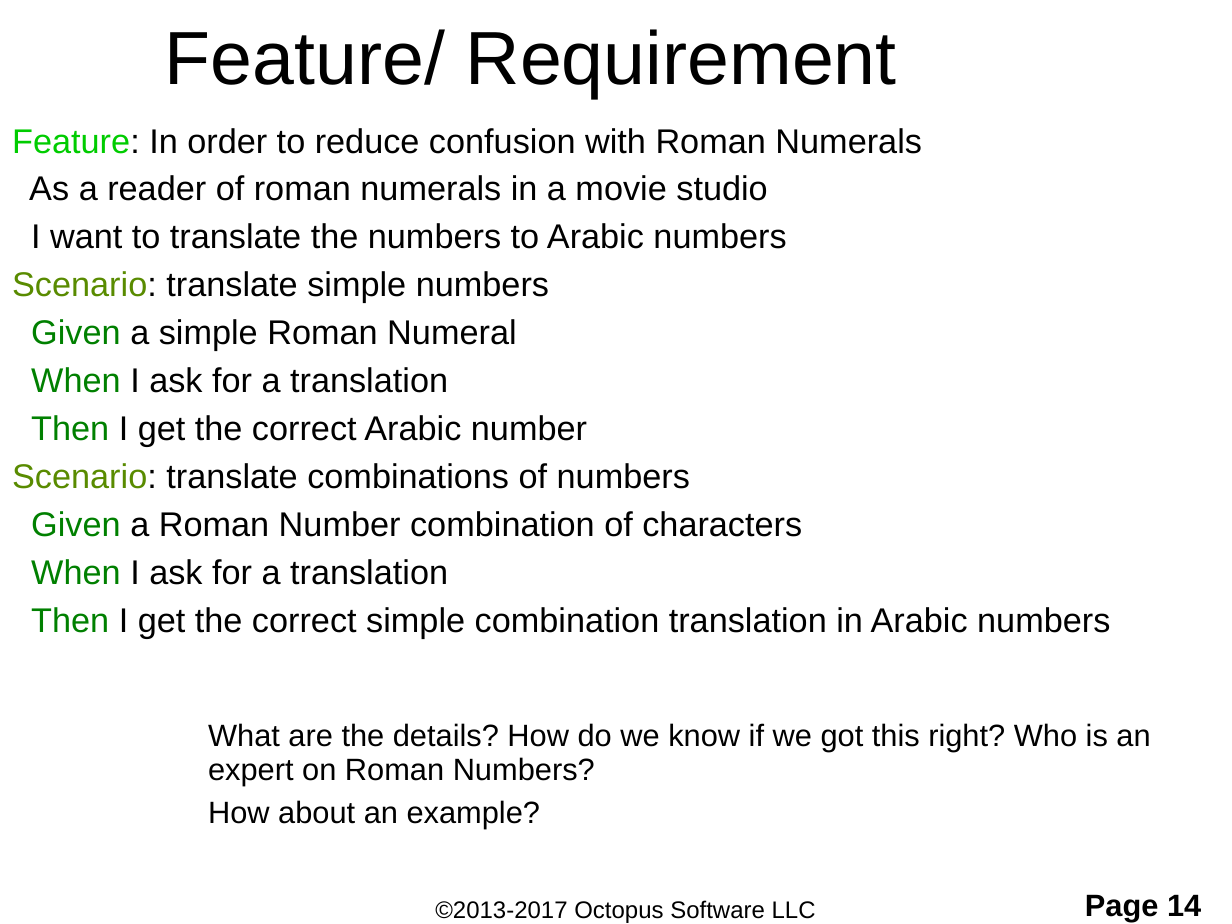
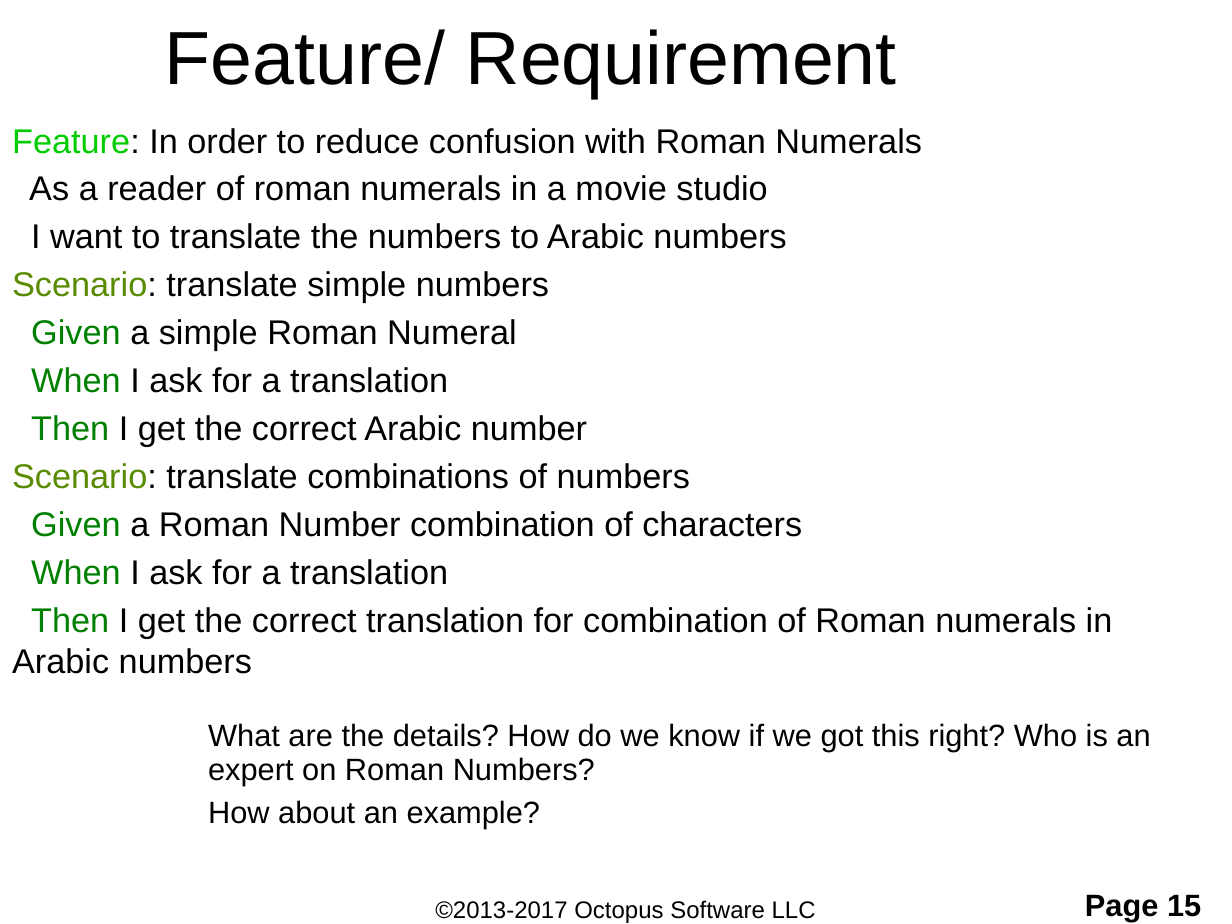
Before and after one commit to ShaneOctopus/RomanConversionStarting, a slide deck: slide 15 of workingFiles/TDD and BDD.pptx (slide 14 before the commit). Drawn at 1232x924 pixels with LibreOffice and Linux fonts; fonts in the diff are those of the drawing; background and template pictures are left out. Boxes give left, top, right and bottom in pixels: in the first picture for what was removed or moved away, otherwise in the second. Text is boxed around its words. In the diff, an @@ line names an element or a change of style, - is before the commit and + after.

```diff
--- a/workingFiles/TDD and BDD.pptx
+++ b/workingFiles/TDD and BDD.pptx
@@ text at box(12, 607, 1113, 674): text changed @@
-Then I get the correct simple combination translation in Arabic numbers
+Then I get the correct translation for combination of Roman numerals in Arabic numbers
@@ page number at box(1085, 894, 1201, 921): text changed @@
-Page 14
+Page 15
```
Also in this commit, not shown: 13 other slides changed, 1 slide added, 1 other file.
